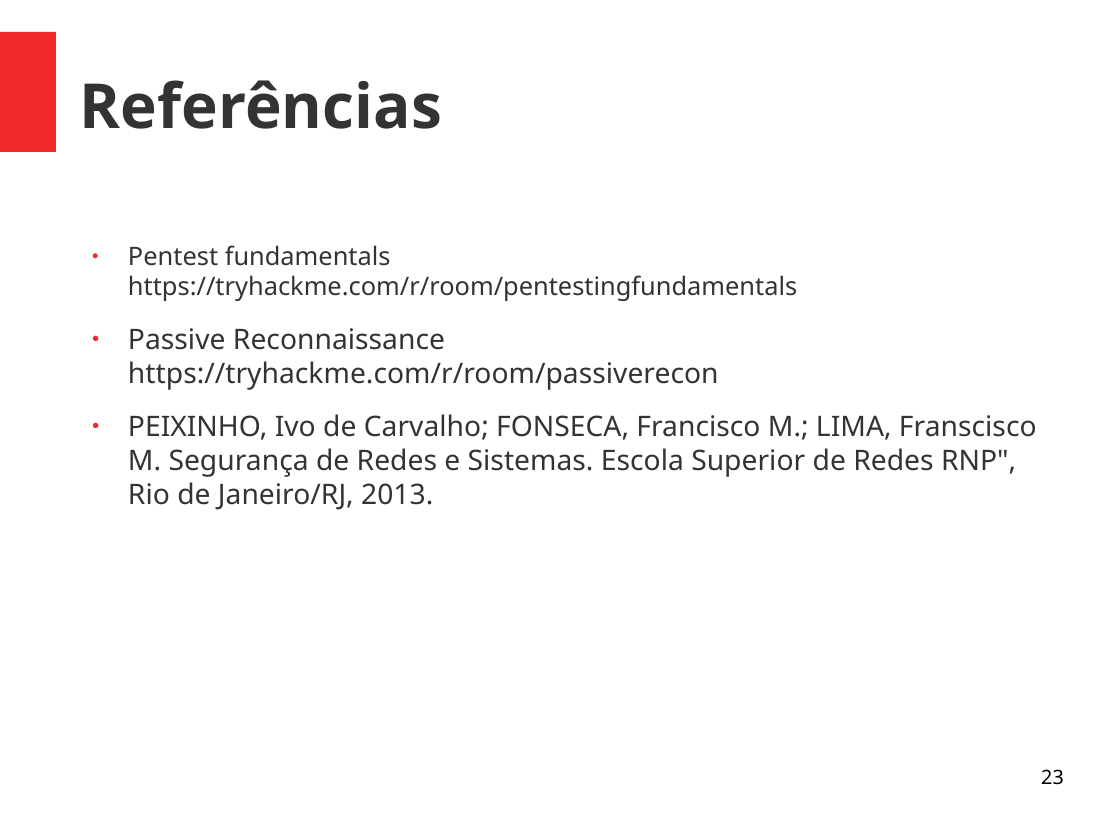
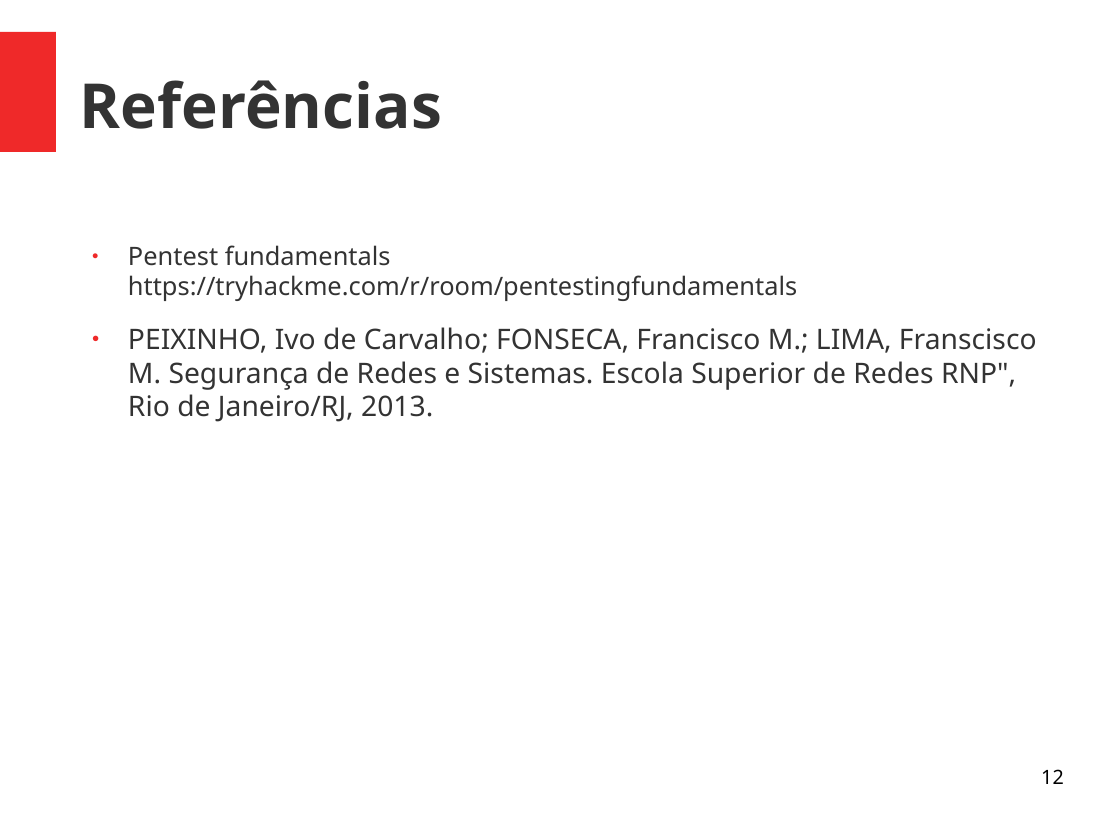
Before and after one commit to viniciusalveshax/aulas, a slide deck: slide 12 of adm-seg-redes/14-pentest2/14-pentest2.odp (slide 23 before the commit). Drawn at 1120x840 pixels with LibreOffice and Linux fonts; fonts in the diff are those of the drawing. Boxes give left, top, right and bottom in pixels: in the first picture for what was removed or moved away, otherwise in the second. Text is boxed around its words. In the diff, an @@ line names an element or a change of style, - is before the commit and + after.

```diff
--- a/adm-seg-redes/14-pentest2/14-pentest2.odp
+++ b/adm-seg-redes/14-pentest2/14-pentest2.odp
@@ text at <box>128,328,719,390</box>: paragraph removed @@
-● Passive Reconnaissance https://tryhackme.com/r/room/passiverecon
@@ page number at <box>1041,769,1064,784</box>: text changed @@
-23
+12
```
Also in this commit, not shown: 1 other slide changed, 11 slides removed, 1 other file.
